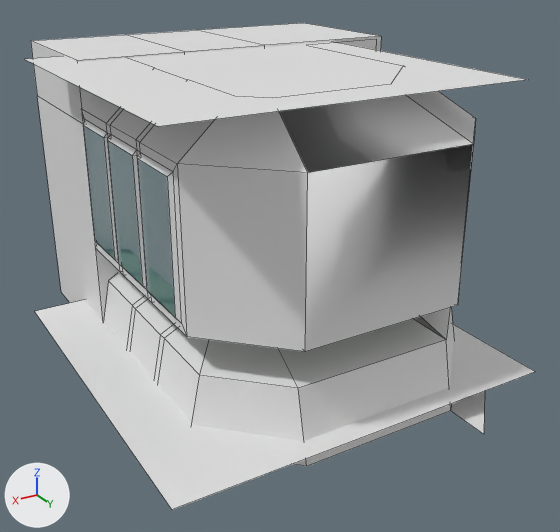
A saved change to the FBX model Models/controll_room/controllroom.fbx.
Both versions are drawn from a 50 mm camera at (3.6, 6.28, 3.94) aimed at (-0.24, -0.12, 0.74). Lighting does not change. The marker at lower left points along +X, +Y and +Z. Mesh edges are drawn as thin lines. Where no turn or scale is listed for an object, it has been applied to the vertices.

The older version as bpy lines, for what is in view:
```python
me_cube_002 = bpy.data.meshes.new('Cube.002')
me_cube_002.from_pydata(...)  # 112 vertices, 99 faces; spans x -2.2..1.38, y -1.31..2.2, z -0.23..2.8
# faces by material slot: [87, 3, 9]
me_cube_002.materials.append(mat_controllroom_base)  # white #e7e7e7
me_cube_002.materials.append(mat_glass)  # cyan #11e6ff
me_cube_002.materials.append(mat_desk_top)  # grey #869985
me_plane_001 = bpy.data.meshes.new('Plane.001')
me_plane_001.from_pydata([(-1.92, -1.92, 0.0), (1.92, -1.92, 0.0), (-1.92, 1.92, 0.0), (1.92, 1.92, 0.0)], [], [(0, 1, 3, 2)])
me_plane_003 = bpy.data.meshes.new('Plane.003')
me_plane_003.from_pydata(...)  # 20 vertices, 13 faces; spans x -1.0..2.67, y -1.7..0.0, z -1.0..2.14
# before: 0 (-1.0, 0.0, -1.0), 1 (2.67, 0.0, -1.0), 2 (-1.0, 0.0, 2.14) at pixel (381, 36), 3 (2.67, 0.0, 2.14) at pixel (76, 60), 4 (0.6, 0.0, -1.0)
# before: 5 (1.55, 0.0, -1.0), 6 (1.55, 0.0, 2.14) at pixel (184, 51), 7 (0.6, 0.0, 2.14) at pixel (264, 45), 8 (-1.0, 0.0, 1.52), 9 (2.67, 0.0, 1.52) at pixel (83, 124)
# before: 10 (0.6, 0.0, 1.52), 11 (1.55, 0.0, 1.52)
me_plane_004 = bpy.data.meshes.new('Plane.004')
me_plane_004.from_pydata([(-1.68, -1.68, 0.0), (1.68, -1.68, 0.0), (-1.68, 1.68, 0.0), (1.68, 1.68, 0.0)], [], [(0, 1, 3, 2)])
ob_ceiling = bpy.data.objects.new('ceiling', me_plane_004)
ob_ceiling.location = (0.05, -0.04, 2.8)
ob_floor = bpy.data.objects.new('floor', me_plane_001)
ob_floor.location = (0.0, 0.0, 0.0)
ob_room = bpy.data.objects.new('room', me_cube_002)
ob_room.location = (0.0, 0.0, 0.0)
ob_wall_back = bpy.data.objects.new('wall_back', me_plane_003)
ob_wall_back.location = (-1.33, -1.28, 0.67)
```
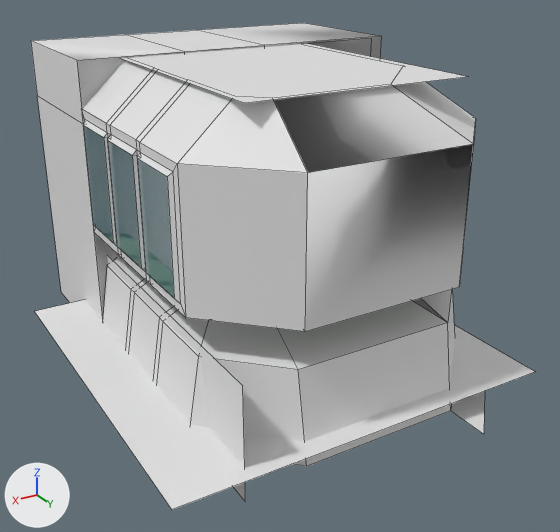
Commit message: controllroom update

The change, as a list of edits to the scene's bpy script:
```text
Change me_plane_003:
    where me_plane_003.from_pydata(...)  # 20 vertices, 13 faces; spans x -1.0..2.67, y -1.7..0.0, z -1.0..2.14
    used by ob_wall_back; location = (-1.33, -1.28, 0.67)
    verts and faces of me_plane_003; kept vertices keep their numbers, new ones are numbered from 20
    me_plane_003 part 6
    add delete_faces([(3, 6, 11, 9), (2, 8, 10, 7), (6, 7, 10, 11), (0, 4, 10, 8), (1, 9, 11, 5)])
    add faces += [(3, 9, 11, 6), (2, 7, 10, 8), (6, 11, 10, 7), (0, 8, 10, 4), (1, 5, 11, 9)]
Change me_cube_002:
    where me_cube_002.from_pydata(...)  # 112 vertices, 99 faces; spans x -2.2..1.38, y -1.31..2.2, z -0.23..2.8
    used by ob_room; location = (0.0, 0.0, 0.0)
    me_cube_002 part 2: all 4 vertices in x -2.19..-1.21, y -1.18, z 2.34..2.8 are moved by (0.0, -0.1, 0.0)
    me_cube_002 part 3: all 2 vertices in x -2.2..-1.76, y -1.18, z -0.23 are moved by (0.0, -0.1, 0.0)
    me_cube_002 part 4: all 45 vertices in x 0.5..1.37, y -1.31..1.71, z 0.47..0.99 are moved by (0.0, 0.0, 0.18)
    me_cube_002 part 5: all 10 vertices in x -1.71..-0.84, y 0.84..1.71, z 0.47..0.86 are moved by (0.0, 0.0, 0.18)
Change me_plane_004:
    where me_plane_004.from_pydata(...)  # 4 vertices, 1 face; spans x -1.68..1.68, y -1.68..1.68, z 0.0
    used by ob_ceiling; location = (0.05, -0.04, 2.8)
    me_plane_004 part 1
    me_plane_004.vertices[0].co: (-1.68, -1.68, 0.0) -> (-1.35, 1.31, 0.0)  # not seen -> pixel (468, 76)
    me_plane_004.vertices[1].co: (1.68, -1.68, 0.0) -> (0.86, 1.31, 0.0)  # pixel (24, 59) -> pixel (244, 103)
    me_plane_004.vertices[2].co: (-1.68, 1.68, 0.0) -> (-1.35, -1.29, 0.0)  # pixel (528, 79) -> not seen
    me_plane_004.vertices[3].co: (1.68, 1.68, 0.0) -> (0.86, -1.29, 0.0)  # pixel (158, 126) -> not seen
Add me_plane_002:
    me_plane_002.from_pydata([(0.0, -2.25, -1.0), (0.0, 1.71, -1.0), (0.0, -2.25, 0.11), (0.0, 1.71, 0.11)], [], [(2, 0, 1, 3)])
Add ob_plane_002:
    ob_plane_002 = bpy.data.objects.new('Plane.002', me_plane_002)
    ob_plane_002.location = (1.22, 0.06, 0.66)
```

What differs and where, as boxes [x1, y1, x2, y2] in the pictures (560 x 532 px; the box of a moved part takes in the faces that stretch with it):
'room', reshaped: before [82, 39, 485, 467]; after [82, 60, 485, 467]
'ceiling', reshaped (31% narrower, 29% shorter): before [25, 41, 528, 126]; after [121, 43, 468, 103]
'Plane.002', added: after [107, 255, 245, 501]
part 2 of me_cube_002, moved or reshaped (not visible afterwards): before [338, 39, 377, 50]
part 3 of me_cube_002, moved or reshaped (not visible before): after [414, 299, 447, 322]
part 4 of me_cube_002, moved or reshaped: [83, 115, 308, 467] in both
part 5 of me_cube_002, moved or reshaped: before [278, 144, 474, 466]; after [277, 144, 474, 466]
part 6 of me_plane_003, moved or reshaped: before [77, 36, 381, 321]; after [77, 36, 381, 315]
